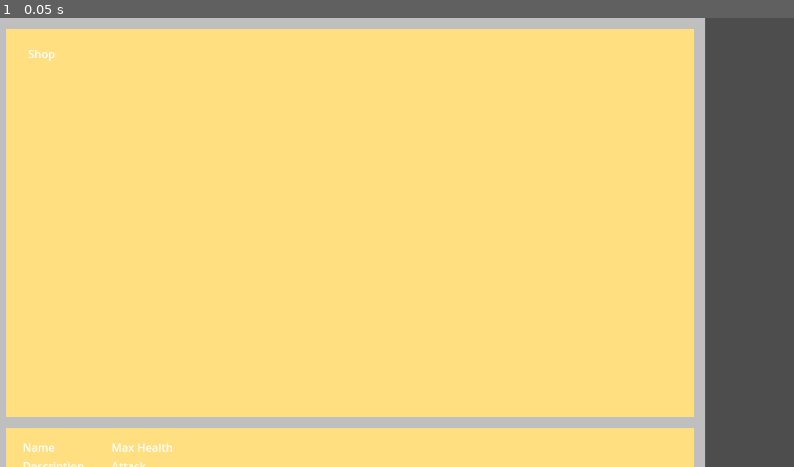
Above: before the commit, frame 1.
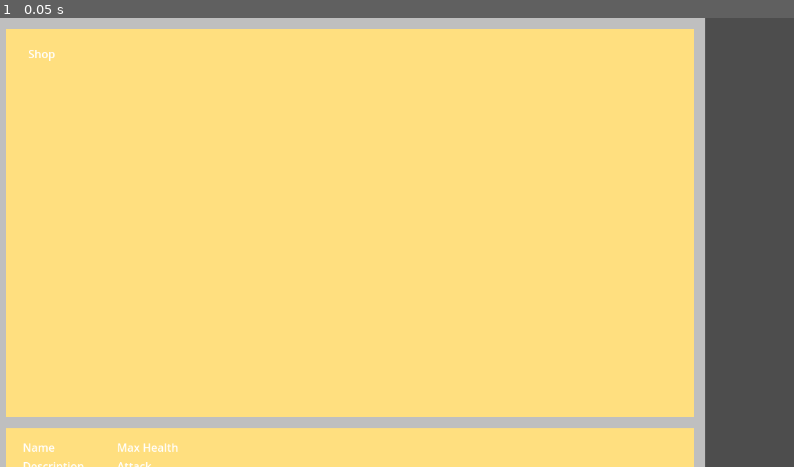
Above: after the commit, the same moment.

Repository: Wayl123/CardPuzzleGame
Game: Godot game, scene res://scene/shop_menu.tscn
Two runs of this game, one before a commit and one after it. Both use one fixed random seed, a clock stepped at 60 frames per second and the inputs below. This scene is started directly instead of the project's main scene.
Inputs:
- Up to frame 1 (0.05 s): no input

The runs differ from the first frame. In frame 1, 0.1% of the frame differs, in the area x 14-23%, y 94-100%.
Error in both runs: Invalid access to property or key 'content' on a base object of type 'Dictionary'. (res://scripts/ShopMenu.gd:35)

Commit message:
Add unit description for all current units

Diff:
--- a/scene/shop_menu.tscn
+++ b/scene/shop_menu.tscn
@@ -82,7 +82,12 @@
 text = "Name"
 autowrap_mode = 3
 
-[node name="Description" type="Label" parent="SelectedItem/ItemDetail/ItemTitle"]
+[node name="DescriptionScroll" type="ScrollContainer" parent="SelectedItem/ItemDetail/ItemTitle"]
+layout_mode = 2
+size_flags_vertical = 3
+horizontal_scroll_mode = 0
+
+[node name="Description" type="Label" parent="SelectedItem/ItemDetail/ItemTitle/DescriptionScroll"]
 unique_name_in_owner = true
 custom_minimum_size = Vector2(128, 0)
 layout_mode = 2
--- a/scripts/PlayerCard.gd
+++ b/scripts/PlayerCard.gd
@@ -48,7 +48,6 @@
 	infoImage.texture = load(data["image"])
 	infoHealth.text = str("Health: ", data["health"], "/", data["max-health"])
 	infoAttack.text = str("Attack: ", data["attack"])
-	infoEffect.text = "Effect Placeholder"
 
 func set_data(pData : Dictionary) -> void:
 	data = pData
--- a/scripts/ShopItemDetail.gd
+++ b/scripts/ShopItemDetail.gd
@@ -16,13 +16,17 @@
 	data = pData
 
 	infoName.text = data["name"]
-	infoDescription.text = "Description placeholder"
+	infoDescription.text = data["desc"]
 	infoHealth.text = str("Health: ", data["max-health"])
 	infoAttack.text = str("Attack: ", data["attack"])
 	infoRange.text = str("Range: ", data["range-desc"])
-	#infoDeathEffect.set_text(str("On Death: ", data["on-death-desc"]))
 	infoCost.text = str("Cost: ", data["cost"])
 	infoImage.texture = load(data["image"])
 
+	if data.has("on-death-desc"):
+		infoDeathEffect.text = str("On Death: ", data["on-death-desc"])
+	if data.has("on-victory-desc"):
+		infoVictoryEffect.text = str("On Victory: ", data["on-victory-desc"])
+
 func get_data() -> Dictionary:
 	return data
--- a/scripts/UnitList.json
+++ b/scripts/UnitList.json
@@ -1,6 +1,7 @@
 {
 	"E1-1": {
 		"name": "basicenemy1",
+		"desc": "Most basic enemy",
 		"image": "res://image/enemies/basic_enemy1.png",
 		"max-health": 10,
 		"health": 10,
@@ -13,6 +14,7 @@
 	},
 	"P1-1": {
 		"name": "tank1",
+		"desc": "Most basic melee unit",
 		"image": "res://image/player/tank_player1.png",
 		"max-health": 10,
 		"health": 10,
@@ -44,6 +46,7 @@
 	},
 	"P1-2": {
 		"name": "tank2",
+		"desc": "Slightly stronger melee unit with wider range and health",
 		"image": "res://image/player/tank_player1.png",
 		"max-health": 15,
 		"health": 15,
@@ -60,6 +63,7 @@
 	},
 	"P2-1": {
 		"name": "range1",
+		"desc": "Most basic range unit",
 		"image": "res://image/player/range_player1.png",
 		"max-health": 3,
 		"health": 3,
@@ -91,6 +95,7 @@
 	},
 	"P2-2": {
 		"name": "range2",
+		"desc": "Slightly stronger range unit that can shoot more target",
 		"image": "res://image/player/range_player1.png",
 		"max-health": 3,
 		"health": 3,
@@ -107,6 +112,7 @@
 	},
 	"P4-1": {
 		"name": "building1",
+		"desc": "Most basic resource building",
 		"image": "res://image/player/basic_building1.png",
 		"max-health": 5,
 		"health": 5,
@@ -143,6 +149,7 @@
 	},
 	"P4-2": {
 		"name": "building2",
+		"desc": "Slightly improved resource building",
 		"image": "res://image/player/basic_building1.png",
 		"max-health": 8,
 		"health": 8,
@@ -159,6 +166,7 @@
 	},
 	"P5-1": {
 		"name": "tankCamp1",
+		"desc": "Tank unit supply camp, most attacking unit in this game only last for 1 wave before retiring to the back line",
 		"image": "res://image/player/camp_tank_player1.png",
 		"max-health": 5,
 		"health": 5,
@@ -185,6 +193,8 @@
 	},
 	"P5-2": {
 		"name": "rangeCamp1",
+		"desc": "Range unit supply camp, most attacking unit in this game only last for 1 wave before retiring to the back line",
+		"desc": "most basic of enemy",
 		"image": "res://image/player/camp_range_player1.png",
 		"max-health": 5,
 		"health": 5,
@@ -211,6 +221,7 @@
 	},
 	"P6-1": {
 		"name": "grave1",
+		"desc": "Dead unit, this space is basically locked out for the rest of this map",
 		"image": "res://image/player/grave1.png",
 		"max-health": -1,
 		"health": -1,
@@ -229,6 +240,7 @@
 	},
 	"P6-2": {
 		"name": "destroyed1",
+		"desc": "Destroyed buildings, this space is basically locked out for the rest of this map",
 		"image": "res://image/player/destroyed.png",
 		"max-health": -1,
 		"health": -1,
@@ -247,6 +259,7 @@
 	},
 	"P6-3": {
 		"name": "graveVet1",
+		"desc": "Dead vet unit, don't really want to lose those units",
 		"image": "res://image/player/vet_grave1.png",
 		"max-health": -1,
 		"health": -1,
@@ -265,6 +278,7 @@
 	},
 	"P6-4": {
 		"name": "destroyedStruct1",
+		"desc": "Destroyed structure, don't really want to lose those units",
 		"image": "res://image/player/destroyed.png",
 		"max-health": -1,
 		"health": -1,
@@ -283,6 +297,7 @@
 	},
 	"P7-1": {
 		"name": "tankVet1",
+		"desc": "Melee unit with some combat experience, gets better at tanking",
 		"image": "res://image/player/vet_tank_player1.png",
 		"max-health": 20,
 		"health": 20,
@@ -309,6 +324,7 @@
 	},
 	"P7-2": {
 		"name": "rangeVet1",
+		"desc": "Range unit with some combat experience, attack has improved slightly",
 		"image": "res://image/player/vet_range_player1.png",
 		"max-health": 5,
 		"health": 5,
@@ -335,6 +351,7 @@
 	},
 	"P7-3": {
 		"name": "structure1",
+		"desc": "Building repurposed for research",
 		"image": "res://image/player/structure_building1.png",
 		"max-health": 5,
 		"health": 5,
@@ -357,6 +374,7 @@
 	},
 	"P8-1": {
 		"name": "ghost1",
+		"desc": "Ghost of the soldiers of the past",
 		"image": "res://image/player/ghost1.png",
 		"max-health": -1,
 		"health": -1,
@@ -379,6 +397,7 @@
 	},
 	"P8-2": {
 		"name": "wreckage1",
+		"desc": "Destroyed remain of buildings",
 		"image": "res://image/player/wreckage1.png",
 		"max-health": -1,
 		"health": -1,
@@ -401,6 +420,7 @@
 	},
 	"P8-3": {
 		"name": "ghostVet1",
+		"desc": "Even in death, their honour will never fade",
 		"image": "res://image/player/vet_ghost1.png",
 		"max-health": -1,
 		"health": -1,
@@ -427,6 +447,7 @@
 	},
 	"P8-4": {
 		"name": "wreckageStruct1",
+		"desc": "Destroyed remain of big buildings, probably can still find some left over supplies from it",
 		"image": "res://image/player/struct_wreckage1.png",
 		"max-health": -1,
 		"health": -1,
@@ -450,6 +471,7 @@
 	},
 	"P9-1": {
 		"name": "conscript1",
+		"desc": "They might have lost the battle, but they have not lost the war yet",
 		"image": "res://image/player/conscript1.png",
 		"max-health": -1,
 		"health": -1,
@@ -468,6 +490,7 @@
 	},
 	"P9-2": {
 		"name": "housing1",
+		"desc": "Building repurposed as housing for the refugee",
 		"image": "res://image/player/housing1.png",
 		"max-health": -1,
 		"health": -1,
